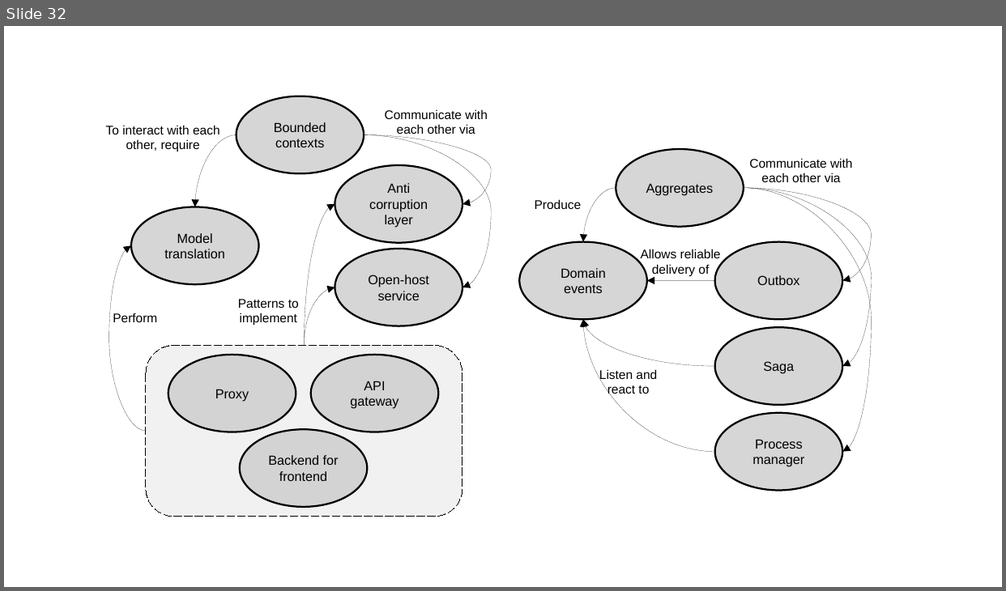
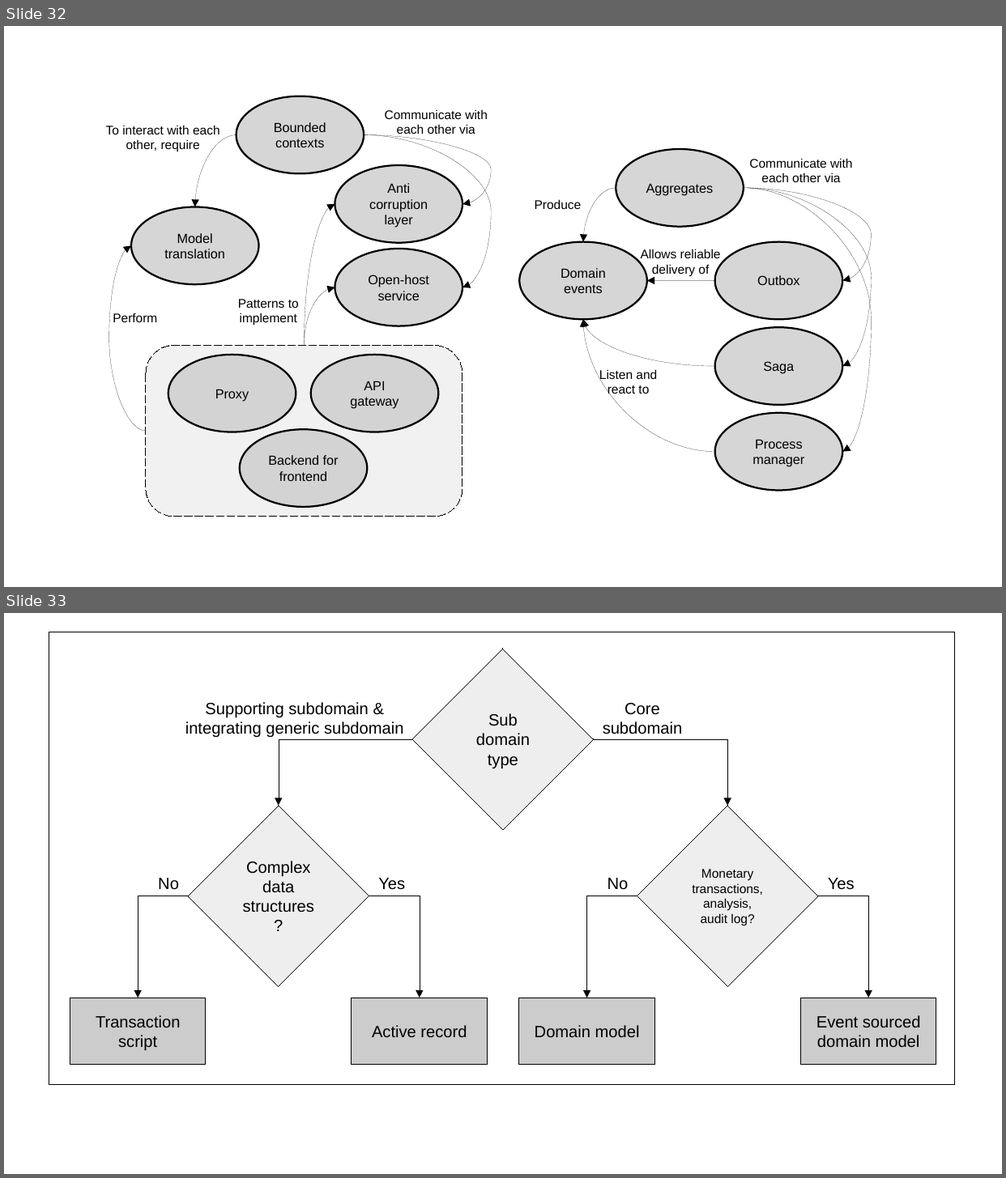
Before and after one commit to megakevin/end-point-blog, a slide deck: 2025/09/high-level-system-analysis-and-design-ddd-part-1/diagrams.odp. Shown one above the other, each under a label of ours: slide 32 before the commit, slides 32 and 33 after it. The pictures are 1006x591 and 1006x1178 pixels, drawn with LibreOffice and Linux fonts; fonts in the diff are those of the drawing. Boxes give left, top, right and bottom in pixels: in the first picture for what was removed or moved away, otherwise in the second. Text is boxed around its words. In the diff, an @@ line names an element or a change of style, - is before the commit and + after.

```diff
--- a/2025/09/high-level-system-analysis-and-design-ddd-part-1/diagrams.odp
+++ b/2025/09/high-level-system-analysis-and-design-ddd-part-1/diagrams.odp
@@ slide 33 added at [4,613,1002,1174], background #FFFFFF @@
@@ rectangle added at [49,632,955,1084], fill #FFFFFF, outline #000000 0 pt @@
@@ diamond added at [412,649,594,829], fill #EEEEEE, outline #000000 0 pt, 13 pt, text #000000 @@
+Sub
+domain type
@@ text added at [185,702,404,738], 13 pt, text #000000 @@
+Supporting subdomain &
+integrating generic subdomain
@@ text added at [603,703,683,735], 13 pt, text #000000 @@
+Core
+subdomain
@@ elbow arrow added from (412, 739) to (279, 806), #000000 0 pt @@
@@ elbow arrow added from (594, 739) to (727, 806), #000000 0 pt @@
@@ diamond added at [188,806,369,987], fill #EEEEEE, outline #000000 0 pt, 13 pt, text #000000 @@
+Complex data structures?
@@ diamond added at [637,806,818,987], fill #EEEEEE, outline #000000 0 pt, 10 pt, text #000000 @@
+Monetary
+transactions,
+analysis,
+audit log?
@@ text added at [158,878,179,890], 13 pt, text #000000 @@
+No
@@ text added at [378,878,405,890], 13 pt, text #000000 @@
+Yes
@@ text added at [607,878,629,890], 13 pt, text #000000 @@
+No
@@ text added at [828,878,854,890], 13 pt, text #000000 @@
+Yes
@@ elbow arrow added from (188, 897) to (138, 998), #000000 0 pt @@
@@ elbow arrow added from (369, 897) to (420, 998), #000000 0 pt @@
@@ elbow arrow added from (637, 897) to (587, 998), #000000 0 pt @@
@@ elbow arrow added from (818, 897) to (869, 998), #000000 0 pt @@
@@ rectangle added at [70,998,206,1065], fill #CCCCCC, outline #000000 0 pt, 13 pt, text #000000 @@
+Transaction script
@@ rectangle added at [351,998,488,1065], fill #CCCCCC, outline #000000 0 pt, 13 pt, text #000000 @@
+Active record
@@ rectangle added at [519,998,655,1065], fill #CCCCCC, outline #000000 0 pt, 13 pt, text #000000 @@
+Domain model
@@ rectangle added at [801,998,937,1065], fill #CCCCCC, outline #000000 0 pt, 13 pt, text #000000 @@
+Event sourced domain model
```
Also in this commit, not shown: 3 other slides added, 5 other files.
